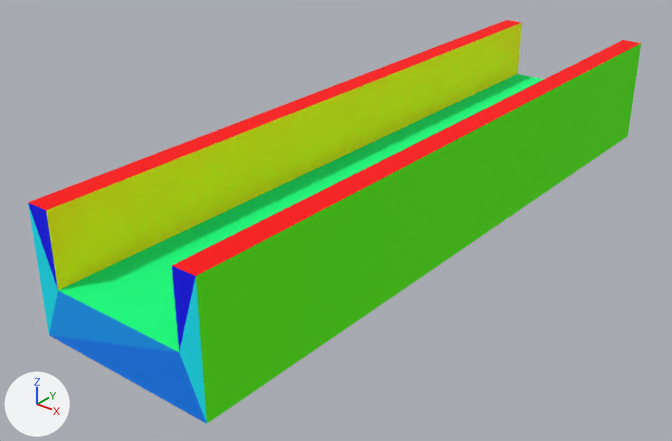
Renders of the OBJ model resources/shape-9.obj from each side of a commit.
Camera for both pictures: a 50 mm camera at (0.674, -0.987, 0.53) aimed at (-0.048, -0.084, -0.03). The lights are fixed; the arrows at lower left show +X, +Y and +Z. Where no turn or scale is listed for an object, it has been applied to the vertices. Vertices at the same position are counted once.

Script lines for the objects in view, before the commit:
```python
ob_shape_9 = bpy.data.objects.new('shape-9', me_shape_9)
ob_shape_9.location = (0.0, 0.0, 0.0)
```
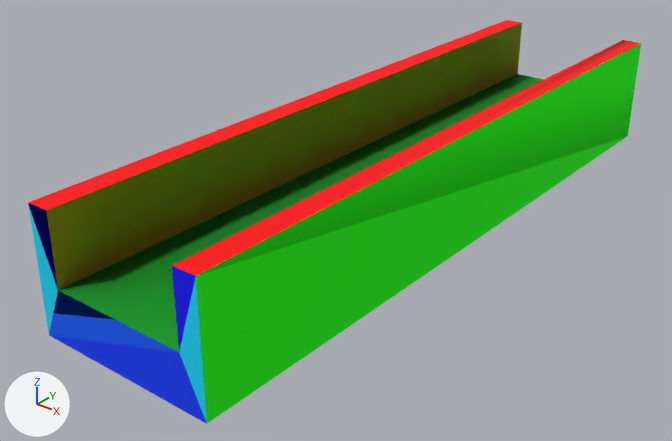
Commit message: initial shape models

The edits, one by one:
Picture 'shape-9_tex.png' (img_shape_9_tex_png) is new.
In material 'material_0' (mat_material_0), base_color is no longer (0.106, 1.0, 0.0), green #5cff00.
In material 'material_0' (mat_material_0), texture is now set to img_shape_9_tex_png.
In material 'material_1' (mat_material_1), base_color is no longer (1.0, 0.0, 0.0), red #ff0000.
In material 'material_1' (mat_material_1), texture is now set to img_shape_9_tex_png.
In material 'material_2' (mat_material_2), base_color is no longer (0.0, 0.0, 1.0), blue #0000ff.
In material 'material_2' (mat_material_2), texture is now set to img_shape_9_tex_png.
In material 'material_3' (mat_material_3), base_color is no longer (0.0, 0.357, 1.0), blue #00a1ff.
In material 'material_3' (mat_material_3), texture is now set to img_shape_9_tex_png.
In material 'material_4' (mat_material_4), base_color is no longer (0.0, 0.855, 1.0), cyan #00eeff.
In material 'material_4' (mat_material_4), texture is now set to img_shape_9_tex_png.
In material 'material_5' (mat_material_5), base_color is no longer (0.0, 0.855, 0.996), cyan #00eeff.
In material 'material_5' (mat_material_5), texture is now set to img_shape_9_tex_png.
In material 'material_6' (mat_material_6), base_color is no longer (0.0, 0.227, 1.0), blue #0083ff.
In material 'material_6' (mat_material_6), texture is now set to img_shape_9_tex_png.
In material 'material_8' (mat_material_8), base_color is no longer (1.0, 0.918, 0.0), yellow #fff600.
In material 'material_8' (mat_material_8), texture is now set to img_shape_9_tex_png.
In material 'material_9' (mat_material_9), base_color is no longer (0.0, 1.0, 0.227), green #00ff83.
In material 'material_9' (mat_material_9), texture is now set to img_shape_9_tex_png.
me_shape_9 has 16 vertices, 28 faces and spans x -0.125..0.125, y -0.5..0.5, z -0.038..0.125.
me_shape_9 is used by ob_shape_9; location (0.0, 0.0, 0.0).
me_shape_9 part 1: its shading normals changed.
me_shape_9 part 2: texture (UV) coordinates changed.

Pixel boxes (x1, y1, x2, y2) of what changed, in the pictures (672 x 441 px):
'shape-9', surface changed, shading changed
    both: (28, 21, 641, 424)
